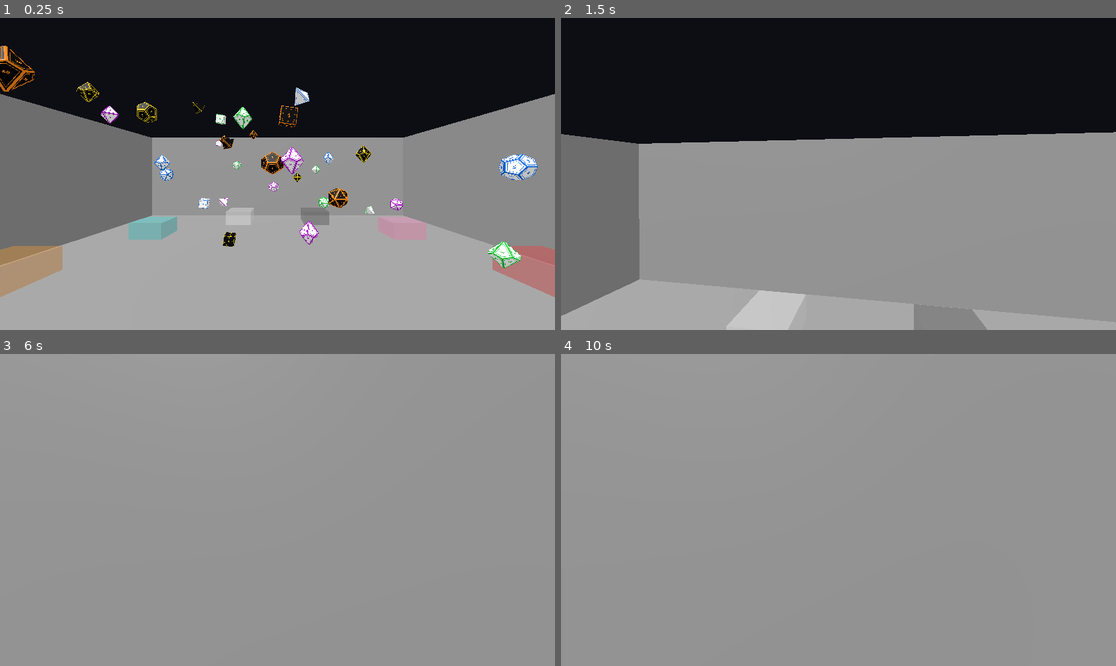
Above: before the commit, frames 1-4 (two rows, left to right).
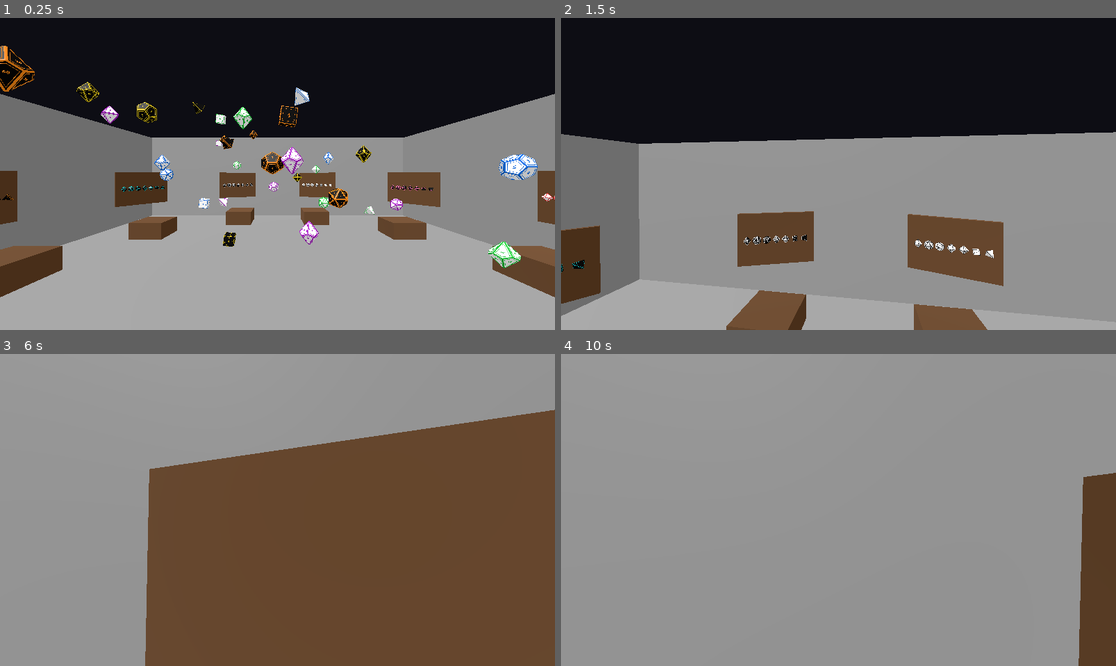
Above: after the commit, the same moments.

Repository: Fandomqueen9/Dice_Sort_Portfolio
Game: Godot game, scene res://scenes/Main.tscn
The game is run twice, just before and just after one commit, with the same random seed, the same clock (stepped at 60 frames per second) and the same inputs. This scene is started directly instead of the project's main scene.
Inputs (mouse positions are in pixels of both pictures, inside the frame that each line leads up to):
- Up to frame 1 (0.25 s): no input
- Up to frame 2 (1.5 s): tap Enter at 0.5 s; move the mouse to (866, 174) at 0.52 s; hold W from 0.53 s (still down); click (866, 174) at 0.67 s; tap Space at 0.77 s; move the mouse to (810, 174) at 1.27 s
- Up to frame 3 (6 s): tap Space at 1.52, 2.75, 3.02, 3.77, 4.52, 5 s; move the mouse to (288, 503) at 2.02 s; move the mouse to (271, 516) at 2.77 s; click (271, 516) at 2.92 s; tap Enter at 3.5, 5.75 s; move the mouse to (316, 513) at 3.52 s; move the mouse to (233, 506) at 4.27 s; move the mouse to (283, 510) at 5.02 s; click (283, 510) at 5.17 s; move the mouse to (255, 503) at 5.77 s; release W at 5.78 s; hold D from 5.78 s (still down)
- Up to frame 4 (10 s): tap Space at 6.02, 6.77, 7.25, 7.52, 9.02, 9.77 s; move the mouse to (866, 510) at 6.52 s; release D at 6.53 s; hold W 6.53-8.78 s; move the mouse to (810, 510) at 7.27 s; click (810, 510) at 7.42 s; move the mouse to (849, 503) at 8.02 s; move the mouse to (832, 516) at 8.77 s; hold A 8.78-9.53 s; move the mouse to (877, 513) at 9.52 s; hold W from 9.53 s (still down); click (877, 513) at 9.67 s

The runs differ from the first frame. In frame 1, 8.0% of the frame differs, in the area x 0-100%, y 48-90%; in frame 2, 9.4%; in frame 3, 53%, in the area x 26-100%, y 17-100%; in frame 4, 3.9%.

Commit message:
Add restart button and wooden trays with reference signs
- Die.gd: add reset() (unsorted, unfrozen, collision re-enabled, zero
  velocity) without touching die_type/set_color.
- Player.gd: add release_held_die(), used so a restart can't leave a
  die stuck following the camera after being repositioned.
- Main.gd: new Restart button in the pause menu — re-scatters every
  die to a fresh random position and clears sorted state, keeping the
  same colors/types already in play, then hides the win label.
- Tray.gd: trays are now solid wooden brown instead of translucent
  per-color, and each tray builds a wooden sign behind it (oriented to
  face the room center via look_at). There's no 2D icon asset for "the
  correct set", so the sign displays small frozen, non-interactive
  copies of the real die models in the tray's color instead — reuses
  the existing dice rather than needing new art. Main.gd now computes
  each tray's outward-facing direction and passes it into
  Tray.setup(), and tray position/add_child now happen before setup()
  so global_position is valid when the sign orients itself.

Co-Authored-By: Claude Sonnet 5 <noreply@anthropic.com>

Diff:
--- a/client/scenes/Main.gd
+++ b/client/scenes/Main.gd
@@ -129,13 +129,15 @@
 func _build_trays() -> void:
 	var colors := GameState.SET_COLORS
 	for i in range(colors.size()):
-		var tray := Tray.new()
-		tray.setup(colors[i])
 		var angle := (float(i) / colors.size()) * TAU
 		var radius := ROOM_SIZE / 2.0 - 1.0
-		tray.position = Vector3(cos(angle) * radius, 0.2, sin(angle) * radius)
+		var direction := Vector3(cos(angle), 0, sin(angle))
+
+		var tray := Tray.new()
+		tray.position = direction * radius + Vector3(0, 0.2, 0)
+		add_child(tray)
+		tray.setup(colors[i], direction)
 		tray.die_sorted.connect(_on_die_sorted)
-		add_child(tray)
 		trays.append(tray)
 
 
@@ -228,6 +230,11 @@
 		save_status_label.visible = false
 	)
 
+	var restart_button := Button.new()
+	restart_button.text = "Restart"
+	restart_button.pressed.connect(_on_restart_pressed)
+	box.add_child(restart_button)
+
 	var quit_menu_button := Button.new()
 	quit_menu_button.text = "Quit to Menu"
 	quit_menu_button.pressed.connect(_on_quit_to_menu_pressed)
@@ -245,6 +252,15 @@
 
 	pause_menu.visible = not pause_menu.visible
 	Input.mouse_mode = Input.MOUSE_MODE_VISIBLE if pause_menu.visible else Input.MOUSE_MODE_CAPTURED
+
+
+func _on_restart_pressed() -> void:
+	player.release_held_die()
+	for die in dice:
+		die.reset()
+		die.global_position = Vector3(randf_range(-2.5, 2.5), randf_range(1.0, 3.0), randf_range(-2.5, 2.5))
+	win_label.visible = false
+	toggle_pause_menu()
 
 
 func _on_quit_to_menu_pressed() -> void:
--- a/client/scripts/Die.gd
+++ b/client/scripts/Die.gd
@@ -127,6 +127,14 @@
 	collision_layer = 0
 
 
+func reset() -> void:
+	sorted = false
+	freeze = false
+	collision_layer = 1
+	linear_velocity = Vector3.ZERO
+	angular_velocity = Vector3.ZERO
+
+
 func serialize_state() -> Dictionary:
 	return {
 		"type": die_type,
--- a/client/scripts/Player.gd
+++ b/client/scripts/Player.gd
@@ -112,3 +112,8 @@
 func _release_die() -> void:
 	held_die.release()
 	held_die = null
+
+
+func release_held_die() -> void:
+	if held_die:
+		_release_die()
--- a/client/scripts/Tray.gd
+++ b/client/scripts/Tray.gd
@@ -6,8 +6,14 @@
 
 var tray_color: Color = Color.WHITE
 
+const WOOD_COLOR := Color(0.36, 0.24, 0.14)
+const SIGN_DISTANCE := 0.7
+const SIGN_HEIGHT := 1.0
+const MINI_DIE_SCALE := 0.6
+const MINI_DIE_SPACING := 0.16
 
-func setup(color: Color) -> void:
+
+func setup(color: Color, outward_direction: Vector3) -> void:
 	tray_color = color
 
 	var shape := CollisionShape3D.new()
@@ -20,13 +26,14 @@
 	var mesh := BoxMesh.new()
 	mesh.size = box.size
 	var material := StandardMaterial3D.new()
-	material.albedo_color = Color(color.r, color.g, color.b, 0.35)
-	material.transparency = BaseMaterial3D.TRANSPARENCY_ALPHA
+	material.albedo_color = WOOD_COLOR
 	mesh_instance.mesh = mesh
 	mesh_instance.material_override = material
 	add_child(mesh_instance)
 
 	body_entered.connect(_on_body_entered)
+
+	_build_sign(color, outward_direction)
 
 
 func _on_body_entered(body: Node) -> void:
@@ -35,3 +42,34 @@
 		body.mark_sorted()
 		die_sorted.emit(body)
 	# wrong color, or already sorted: no-op — die just rests here physically, no punishment
+
+
+func _build_sign(color: Color, outward_direction: Vector3) -> void:
+	# There's no 2D icon asset for "what belongs in this tray", so the sign
+	# shows small frozen, non-interactive copies of the real dice models
+	# instead of a picture — reuses the actual set instead of needing art.
+	var sign_root := Node3D.new()
+	sign_root.position = outward_direction * SIGN_DISTANCE + Vector3(0, SIGN_HEIGHT, 0)
+	add_child(sign_root)
+	sign_root.look_at(global_position + Vector3(0, SIGN_HEIGHT, 0), Vector3.UP)
+
+	var board := MeshInstance3D.new()
+	var board_mesh := BoxMesh.new()
+	board_mesh.size = Vector3(1.3, 0.9, 0.06)
+	board.mesh = board_mesh
+	var board_material := StandardMaterial3D.new()
+	board_material.albedo_color = WOOD_COLOR
+	board.material_override = board_material
+	sign_root.add_child(board)
+
+	var die_types := GameState.DIE_TYPES
+	var start_x := -MINI_DIE_SPACING * (die_types.size() - 1) / 2.0
+	for i in range(die_types.size()):
+		var mini_die := Die.new()
+		mini_die.setup(die_types[i], color)
+		mini_die.freeze = true
+		mini_die.collision_layer = 0
+		mini_die.collision_mask = 0
+		mini_die.scale = Vector3.ONE * MINI_DIE_SCALE
+		mini_die.position = Vector3(start_x + i * MINI_DIE_SPACING, 0, -0.08)
+		sign_root.add_child(mini_die)
